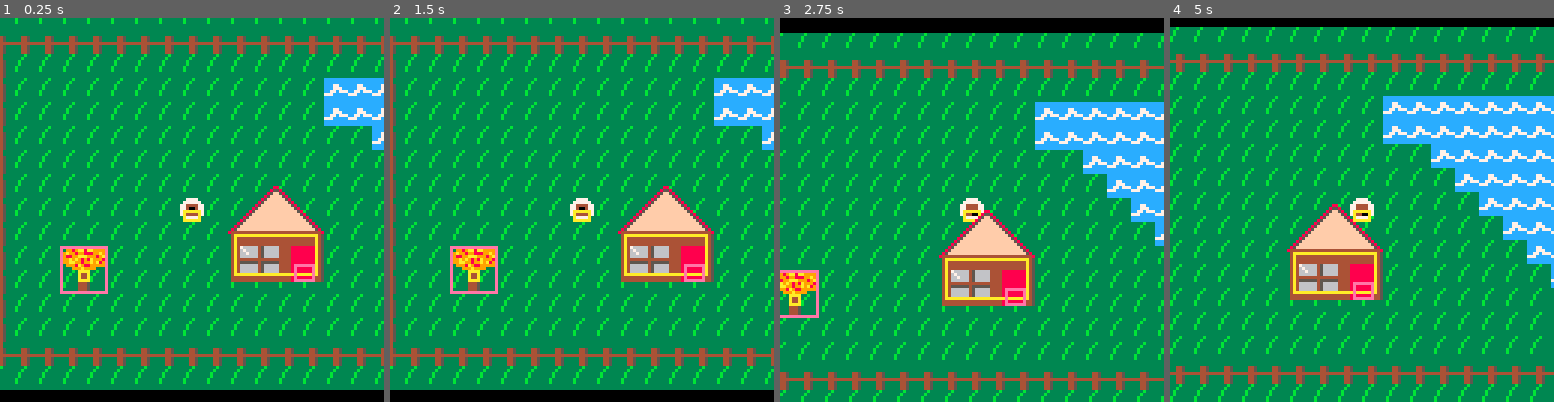
Above: before the commit, frames 1-4 (left to right).
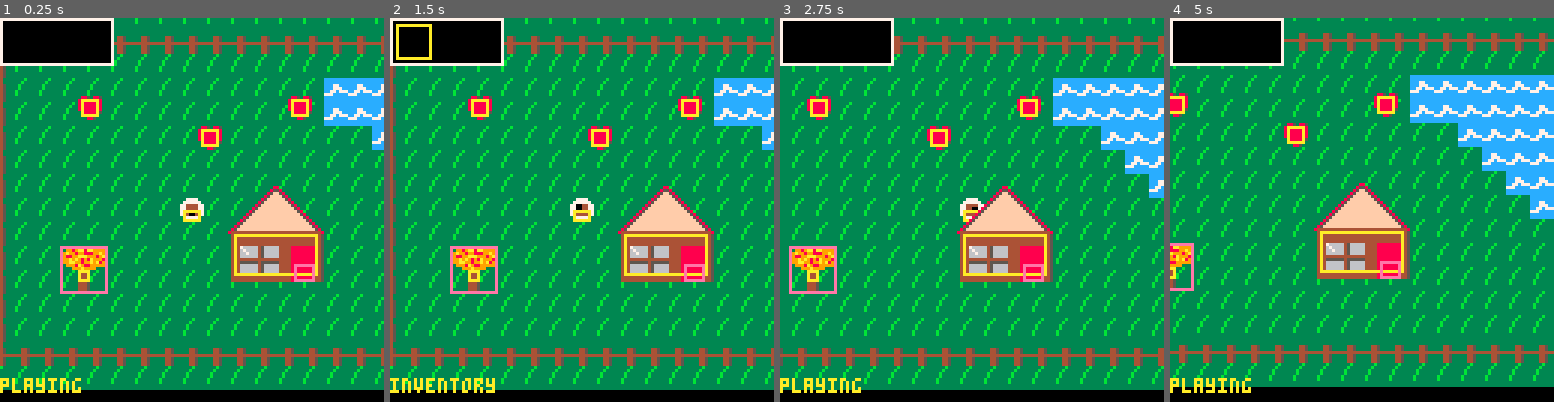
Above: after the commit, the same moments.

Repository: Koromo-dako/ECS
Game: PICO-8 cartridge ecs.p8
Two runs of this game, one before a commit and one after it. Both use one fixed random seed, a clock stepped at 60 frames per second and the inputs below.
Inputs:
- Up to frame 1 (0.25 s): no input
- Up to frame 2 (1.5 s): tap X (X key) at 0.33, 1.07 s; tap O (Z key) at 0.7 s
- Up to frame 3 (2.75 s): hold Right 1.6-2.1 s; tap O (Z key) at 1.7, 2.1, 2.5 s; tap X (X key) at 1.85 s; hold Up 2.15-2.42 s; hold Right from 2.47 s (still down)
- Up to frame 4 (5 s): tap O (Z key) every 0.4 s from 2.9 to 4.9 s; tap X (X key) at 2.97, 4.08 s; release Right at 3.03 s; hold Left 3.08-3.58 s; hold Down 3.63-3.97 s; hold Right 4.02-4.68 s; hold Up from 4.73 s (still down)

The runs differ from the first frame. In frame 1, 5.1% of the frame differs, in the area x 0-82%, y 0-98%; in frame 2, 5.3%; in frame 3, 42%; in frame 4, 43%, in the area x 0-100%, y 0-100%.

Commit message:
Add files via upload

Diff:
--- a/ecs.p8
+++ b/ecs.p8
@@ -1,7 +1,69 @@
 pico-8 cartridge // http://www.pico-8.com
 version 27
 __lua__
+
 debug=true
+
+cutscene={}
+cutscene.scene={}
+cutscene.step=1
+cutscene.timer=0
+cutscene.wait=function(t)
+cutscene.timer+=1
+if cutscene.timer>t
+	then cutscene.advance()
+	end
+end
+cutscene.advance=function()
+	if #cutscene.scene>0 then
+		cutscene.step+=1
+		cutscene.timer=0
+	end
+end
+cutscene.update=function()
+	if #cutscene.scene>0 then
+		if cutscene.step>#cutscene.scene then
+			--reset
+			cutscene.scene={}
+			cutscene.step=1
+			cutscene.timer=0
+		else
+			--run next part of scene
+			local f=cutscene.scene[cutscene.step][1]
+			local p1=cutscene.scene[cutscene.step][2]
+			local p2=cutscene.scene[cutscene.step][3]
+			local p3=cutscene.scene[cutscene.step][4]
+			f(p1,p2,p3)
+		end
+	end
+end
+
+curtain = {}
+curtain.state = 'up'
+curtain.height = 0
+curtain.speed = 4
+curtain.set = function(s)
+ curtain.state = s
+ cutscene.advance()
+end
+curtain.draw = function()
+  -- top
+  rectfill(0,-1,128,curtain.height-1,0)
+  --bottom
+  rectfill(0,129,128,129-curtain.height,0)
+end
+curtain.update = function()
+ if curtain.state == 'up' then
+   if curtain.height > 0 then
+     curtain.height -= curtain.speed
+   end
+ end
+ if curtain.state == 'down' then
+   if curtain.height <= 64 then
+     curtain.height += curtain.speed
+   end
+ end
+end
 
 outside={}
 outside.x=0
@@ -18,8 +80,40 @@
 shop.bg=0
 
 currentroom=outside
-
+function setcurrentroom(room)
+	currentroom=room
+	cutscene.advance()
+end
+
+function moveroom(room,entity,x,y)
+	cutscene.scene={
+	{curtain.set,'down'},
+	{cutscene.wait,20},
+	{setcurrentroom,room},
+	{entity.position.setposition,x,y},
+	{curtain.set,'up'},
+	{cutscene.wait,20}
+}
+end
+
+--entity table
 entities={}
+
+function newheart(x,y)
+	--heart
+	return
+		newentity({
+		//position
+		position=newposition(x,y,8,8),
+		//sprite
+		--sprite=newsprite({{64,16}},1),
+		sprite=newsprite({idle={images={{64,16}},flip=false}}),
+		//bounds
+		bounds=newbounds(1,1,6,6),
+		item=true
+		})
+	end
+
 
 function printoutline(t,x,y,c)
 --draw outline
@@ -61,6 +155,17 @@
 
 end
 
+function newinventory(s,v,x,y,items)
+	local i={}
+	i.size=s
+	i.visible=v
+	i.x=x
+	i.y=y
+	i.items=items
+	i.selected=1
+	return i
+end
+
 
 function touching(x1,y1,w1,h1,
 																		x2,y2,w2,h2)
@@ -94,11 +199,13 @@
 		d.text[1]=sub(text,splitpos,#text)
 	else
 		d.text[0]=text
+		d.text[1]=nil
 	end
 		d.timed=timed
 		d.cursor=0
 		if timed then d.timeremaining=50
 		 end
+			cutscene.advance()
 	 end
 	return d
 end
@@ -130,23 +237,27 @@
 
 //control component
 function newcontrol(left,right,
-																				up,down,input)
+																				up,down,z,x,input)
 	local c={}
 	c.left=left
 	c.right=right
 	c.up=up
 	c.down=down
+	c.z=z
+	c.x=x
 	c.input=input
 	return c
 end
 
-//intentionb component
+//intention component
 function newintention()
 local i={}
 i.left=false
 i.right=false
 i.up=false
 i.down=false
+i.z=false
+i.x=false
 i.moving=false
 return i
 end
@@ -158,24 +269,37 @@
 	p.y=y
 	p.w=w
 	p.h=h
+	p.setposition=function(x,y)
+		p.x=x
+		p.y=y
+		cutscene.advance()
+	end
 	return p
 end
 
+function newstate(initialstate,r)
+local s={}
+s.current=initialstate
+s.previous=initialstate
+s.rules=r
+return s
+end
+
 //sprite component
-function newsprite(sl,i)
+function newsprite(sl)
 	local s={}
 	s.spritelist=sl
-	s.index=i
-	s.flip=false
+	s.index=1
+	--s.flip=false
 	return s
 end
 
 //animation component
-function newanimation(d,t)
+function newanimation(l)
  local a = {}
  a.timer = 0
- a.delay = d
- a.type  = t
+ a.delay = 3
+ a.list  = l
  return a
 end
 
@@ -190,28 +314,52 @@
  e.animation=componenttable.animation or nil
  e.trigger=componenttable.trigger or nil
  e.dialogue=componenttable.dialogue or nil
+	e.state=componenttable.state or {current='idle'}
+	e.inventory=componenttable.inventory or nil
+	e.item=componenttable.item or false
+	e.gamestate='playing'
  return e
 end
 
 function playerinput(ent)
-			ent.intention.left=
-			btn(ent.control.left)
-			ent.intention.right=
-			btn(ent.control.right)
-			ent.intention.up=
-			btn(ent.control.up)
-			ent.intention.down=
-			btn(ent.control.down)
-
-			ent.intention.moving=ent.intention.left or
-																								ent.intention.right or
-																								ent.intention.up or
-																								ent.intention.down
-end
-
-//function npcinput(ent)
-//	ent.intention.left=true
-//end
+
+  if #cutscene.scene > 0 then
+    ent.intention.left = false
+    ent.intention.right = false
+    ent.intention.up = false
+    ent.intention.down = false
+    ent.intention.o = false
+    ent.intention.x = false
+  else
+    if ent.gamestate then
+     if ent.gamestate == 'playing' then
+      ent.intention.left = btn(ent.control.left)
+      ent.intention.right = btn(ent.control.right)
+      ent.intention.up = btn(ent.control.up)
+      ent.intention.down = btn(ent.control.down)
+      ent.intention.z = btnp(ent.control.z)
+      ent.intention.x = btnp(ent.control.x)
+						ent.intention.moving=ent.intention.left or
+																											ent.intention.right or
+																											ent.intention.up or
+																											ent.intention.down
+     elseif ent.gamestate == 'inventory' then
+      ent.intention.left = btnp(ent.control.left)
+      ent.intention.right = btnp(ent.control.right)
+      ent.intention.up = btnp(ent.control.up)
+      ent.intention.down = btnp(ent.control.down)
+      ent.intention.z = btnp(ent.control.z)
+      ent.intention.x = btnp(ent.control.x)
+     end
+    end
+  end
+end
+
+--ent.intention.moving=ent.intention.left or
+																					--ent.intention.right or
+																					--ent.intention.up or
+																					--ent.intention.down
+
 
 controlsystem={}
 controlsystem.update=function()
@@ -226,6 +374,7 @@
 physicssystem={}
 physicssystem.update=function()
 	for ent in all(entities) do
+		if ent.gamestate and ent.gamestate=='playing' then
 			if ent.position and ent.bounds then
 
 		local newx=ent.position.x
@@ -319,6 +468,7 @@
 	then ent.position.y=newy
 	end
 
+			end
 		end
 	end
 end
@@ -326,26 +476,25 @@
 animationsystem = {}
 animationsystem.update = function()
  for ent in all(entities) do
-  if ent.sprite and ent.animation then
-   if ent.animation.type=='idle'or (ent.intention and ent.animation.type=='walk' and ent.intention.moving) then
-   -- increment the animation timer
-	   ent.animation.timer += 1
-	   -- if the timer is higher than the delay
-	   if ent.animation.timer > ent.animation.delay then
-	    -- increment then index ans reset the timer
-	    ent.sprite.index += 1
-	    if ent.sprite.index > #ent.sprite.spritelist then
-	      ent.sprite.index = 2
-	    end
-	    ent.animation.timer = 0
-	   end
-	  else
-	  ent.sprite.index=1
-
-  	end
-
+		if ent.gamestate and ent.gamestate=='playing' then
+			if ent.sprite and ent.animation and ent.state then
+
+				if ent.animation.list[ent.state.current] then
+					--increment timer
+					ent.animation.timer+=1
+					--if timer > than delay
+						if ent.animation.timer>ent.animation.delay then
+							ent.sprite.index+=1
+								if ent.sprite.index > #ent.sprite.spritelist[ent.state.current]['images'] then
+									ent.sprite.index=1
+								end
+								ent.animation.timer=0
+						end
+					end
+				end
   end
  end
+
 end
 
 triggersystem={}
@@ -418,6 +567,95 @@
 	end
 end
 
+statesystem={}
+statesystem.update=function()
+	for ent in all(entities) do
+		if ent.gamestate and ent.gamestate=='playing' then
+			if ent.state and ent.state.rules then
+
+				ent.state.previous=ent.state.current
+
+				for s,r in pairs(ent.state.rules) do
+					if r() then
+						ent.state.current=s
+					end
+				end
+			end
+		end
+	end
+end
+
+itemsystem={}
+itemsystem.update=function()
+	for ent in all(entities) do
+		if ent.item then
+			for o in all(entities) do
+				if o~=ent and o.position and o.bounds and ent.position then
+					if touching(ent.position.x,
+																	ent.position.y,
+																 ent.position.w,
+																 ent.position.h,
+																 o.position.x+o.bounds.xoff,
+																 o.position.y+o.bounds.yoff,
+																 o.bounds.w,
+																 o.bounds.h) then
+						if o.inventory and #o.inventory.items<o.inventory.size and o.intention and o.intention.x then
+							add(o.inventory.items,ent)
+							del(entities,ent)
+						end
+					end
+				end
+			end
+		end
+	end
+end
+
+
+gamestatesystem = {}
+gamestatesystem.update = function()
+ for ent in all(entities) do
+  if ent.gamestate and ent.intention then
+   if ent.intention.z then
+    if ent.gamestate == 'playing' then
+     ent.gamestate = 'inventory'
+    else
+     if ent.gamestate == 'inventory' then
+      ent.gamestate = 'playing'
+     end
+    end
+   end
+  end
+ end
+end
+
+inventorysystem = {}
+inventorysystem.update = function()
+ for ent in all(entities) do
+  if ent.inventory and ent.inventory.visible then
+   if ent.gamestate and ent.gamestate == 'inventory' then
+    if ent.intention.left then
+     ent.inventory.selected = max(1,ent.inventory.selected-1)
+    elseif ent.intention.right then
+     ent.inventory.selected = min(ent.inventory.selected+1,ent.inventory.size)
+    elseif ent.intention.down then
+     -- drop item
+     -- if item exists at selected position
+     if ent.inventory.items[ent.inventory.selected] then
+      local i = ent.inventory.items[ent.inventory.selected]
+      if i.position then
+       -- update position
+       i.position.x = ent.position.x
+       i.position.y = ent.position.y
+       add(entities,i)
+       del(ent.inventory.items,i)
+      end
+     end
+    end
+   end
+  end
+ end
+end
+
 gs={}
 gs.update=function()
 	cls()
@@ -439,24 +677,20 @@
 	--draw all entities with sprite
 		for ent in all(entities) do
 
-		--flip sprites?
-		if ent.sprite and ent.intention then
-			if ent.sprite.flip==false and ent.intention.left
-			then ent.sprite.flip=true
-			end
-			if ent.sprite.flip and ent.intention.right
-			then ent.sprite.flip=false
-			end
-		end
-
-			if ent.sprite~=nil and
-			ent.position ~=nil then
-		sspr(ent.sprite.spritelist[ent.sprite.index][1],
-		ent.sprite.spritelist[ent.sprite.index][2],
-		ent.position.w,ent.position.h,
-		ent.position.x,ent.position.y,
-		ent.position.w,ent.position.h,
-		ent.sprite.flip,false)
+		--draw entity
+			if ent.sprite and ent.position and ent.state then
+
+	 --reset sprite index if state changes
+				if ent.state.current != ent.state.previous then
+					ent.sprite.index=1
+				end
+
+					sspr(ent.sprite.spritelist[ent.state.current]['images'][ent.sprite.index][1],
+										ent.sprite.spritelist[ent.state.current]['images'][ent.sprite.index][2],
+										ent.position.w,ent.position.h,
+										ent.position.x,ent.position.y,
+										ent.position.w,ent.position.h,
+									 ent.sprite.spritelist[ent.state.current]['flip'],false)
 
 		end
 
@@ -529,6 +763,40 @@
 				end
 			end
 
+			camera()
+
+--draw inventory
+			for ent in all(entities) do
+	if ent.inventory and ent.inventory.visible then
+		rectfill(ent.inventory.x,ent.inventory.y,4+ent.inventory.x+(ent.inventory.size*11),ent.inventory.y+15,0)
+		rect(ent.inventory.x,ent.inventory.y,4+ent.inventory.x+(ent.inventory.size*11),ent.inventory.y+15,7)
+		for i=1,ent.inventory.size do
+			-- draw inventory slot
+			--rectfill(ent.inventory.x+2+(11*(i-1)),ent.inventory.y+2,9+ent.inventory.x+4+(11*(i-1)),ent.inventory.y+13,0)
+			--rect(ent.inventory.x+2+(11*(i-1)),ent.inventory.y+2,9+ent.inventory.x+4+(11*(i-1)),ent.inventory.y+13,7)
+			-- draw item if one exists
+			if ent.inventory.items[i] then
+				local e = ent.inventory.items[i]
+				sspr(e.sprite.spritelist[e.state.current]['images'][e.sprite.index][1],
+									e.sprite.spritelist[e.state.current]['images'][e.sprite.index][2],
+									e.position.w, e.position.h,
+									ent.inventory.x+4+(11*(i-1)), ent.inventory.y+4,
+									e.position.w, e.position.h,
+									e.sprite.spritelist[e.state.current]['flip'],false)
+			end
+		end
+		if ent.gamestate and ent.gamestate=='inventory' then
+			rect(ent.inventory.x+2+(ent.inventory.selected-1)*11,
+								ent.inventory.y+2,
+								13+ent.inventory.x+(ent.inventory.selected-1)*11,
+								ent.inventory.y+13,10)
+		end
+	end
+end
+
+
+		  curtain.draw()
+
 end
 
 
@@ -536,20 +804,42 @@
 function _init()
 	--creates new player
 	player=newentity({
-	//position
+	--position
 	position=newposition(64,64,8,8),
-	//sprite
-	sprite=newsprite({{8,0},{16,0},{24,0},{32,0},{40,0},{16,8},{24,8},{32,8},{40,8}},1),
-	//control
-	control=newcontrol(0,1,2,3,playerinput),
-	//intention
+	--sprite
+	--sprite=newsprite({{8,0},{16,0},{24,0},{32,0},{40,0},{16,8},{24,8},{32,8},{40,8}},1),
+ sprite=newsprite({idle={images={{16,0},{24,0},{32,0},{40,0},{16,8},{24,8},{32,8},{40,8}},flip=false},
+																			moveright={images={{16,0}},flip=false},
+																			moveleft={images={{16,8}},flip=false},
+																			moveup={images={{32,8}},flip=false},
+																			movedown={images={{32,0}},flip=false},
+																			upleft={images={{24,8}},flip=false},
+																			upright={images={{40,8}},flip=false},
+																			downleft={images={{40,0}},flip=false},
+																			downright={images={{24,0}},flip=false}
+}),
+	--control
+	control=newcontrol(0,1,2,3,4,5,playerinput),
+	--intention
 	intention=newintention(),
-	//bounds
+	--bounds
 	bounds=newbounds(1,4,6,4),
-	//animation
-	animation=newanimation(3,'walk'),
-	//dialogue
-	dialogue=newdialogue()
+	--animation
+	animation=newanimation({idle=true,moveright=true,moveleft=true,moveup=true,movedown=true}),
+	--dialogue
+	dialogue=newdialogue(),
+	--state
+	state=newstate('idle',{moveright=function() return player.intention.right end,
+																								moveleft=function() return player.intention.left end,
+																								moveup=function() return player.intention.up end,
+																								movedown=function() return player.intention.down end,
+																								upleft=function() return player.intention.up and player.intention.left end,
+																								upright=function() return player.intention.up and player.intention.right end,
+																								downleft=function() return player.intention.down and player.intention.left end,
+																								downright=function() return player.intention.down and player.intention.right end,
+																							 idle=function() return not player.intention.moving end}),
+		--inventory
+		inventory=newinventory(3,true,0,0,{})
 	})
 	add(entities,player)
 
@@ -559,14 +849,26 @@
 		//position
 		position=newposition(24,80,16,16),
 		//sprite
-		sprite=newsprite({{64,0}},1),
+		--sprite=newsprite({{64,0}},1),
+		sprite=newsprite({idle={images={{64,0}},flip=false}}),
 		//bounds
 		bounds=newbounds(6,8,4,4),
 		//trigger
 		trigger=newtrigger(0,0,16,16,
 		function(self,other)
 			if other==player then
-				other.dialogue.set('hello tree. how are you today?',true)
+				--cutscene
+				cutscene.scene={
+
+					{other.dialogue.set,'hello tree. how are you today?',true},
+					{cutscene.wait,60},
+					{other.dialogue.set,'not responding?',true},
+					{cutscene.wait,50},
+					{other.dialogue.set,'i guess i will leaf you alone',true},
+					{cutscene.wait,50}
+
+
+				}
 			end
 		end,'wait')
 	})
@@ -576,17 +878,19 @@
 			add(entities,
 		newentity({
 		position=newposition(80,60,32,32),
-		sprite=newsprite({{0,32}},1),
+		--sprite=newsprite({{0,32}},1),
+		sprite=newsprite({idle={images={{0,32}},flip=false}}),
 		bounds=newbounds(2,16,28,14),
 		trigger=newtrigger(22,26,7,6,
 			function(self,other)
 				if other==player
 				then
-					currentroom=shop
-					player.position.x=308
-					player.position.y=60
+					--currentroom=shop
+				 --player.position.x=308
+					--player.position.y=60
+	moveroom(shop,other,308,60)
 				end
-			end,'always')
+			end,'wait')
 		})
 		)
 
@@ -598,25 +902,20 @@
 			function(self,other)
 				if other==player
 				then
-					currentroom=outside
-					player.position.x=101
-					player.position.y=90
+					--currentroom=outside
+					--player.position.x=101
+					--player.position.y=90
+		moveroom(outside,other,101,90)
 				end
-			end,'always')
+			end,'wait')
 		})
 		)
 
 	--heart
-		add(entities,
-		newentity({
-		//position
-		position=newposition(270,8,8,8),
-		//sprite
-		sprite=newsprite({{64,16}},1),
-		//bounds
-		bounds=newbounds(1,1,6,6)
-		})
-		)
+add(entities,newheart(270,8))
+add(entities,newheart(100,30))
+add(entities,newheart(70,40))
+add(entities,newheart(30,30))
 
 		--sword
 		add(entities,
@@ -624,10 +923,13 @@
 		//position
 		position=newposition(310,8,8,8),
 		//sprite
-		sprite=newsprite({{64,24}},1),
+		--sprite=newsprite({{64,24}},1),
+		sprite=newsprite({idle={images={{64,24}},flip=false}}),
 		//bounds
-		bounds=newbounds(1,1,6,6)
-		})
+		bounds=newbounds(1,1,6,6),
+		//item
+		item=true
+	})
 		)
 
 		--shopkeep
@@ -636,7 +938,8 @@
 		//position
 		position=newposition(292,16,8,8),
 		//sprite
-		sprite=newsprite({{72,16}},1),
+		--sprite=newsprite({{72,16}},1),
+		sprite=newsprite({idle={images={{72,16}},flip=false}}),
 		//bounds
 		bounds=newbounds(1,1,6,6),
 		//dialogue
@@ -644,9 +947,13 @@
 		//trigger
 		trigger=newtrigger(0,0,8,20,
 	function(self,other)
-	if other==player
-then self.dialogue.set('welcome to the shop',true)
-					other.dialogue.set('yo',true)
+	if other==player then
+		cutscene.scene={
+			{self.dialogue.set,'welcome to the shop.',true},
+			{cutscene.wait,33},
+			{self.dialogue.set,'what would you like?',true},
+			{cutscene.wait,33}
+		}
 end
 end,'wait')
 		})
@@ -661,18 +968,31 @@
 physicssystem.update()
 --animates
 animationsystem.update()
+--check entity state
+statesystem.update()
 --check triggers
 triggersystem.update()
 --update new dialogue
 dialoguesystem.update()
-
+--update cutscene
+cutscene.update()
+--update curtain
+curtain.update()
+--item system
+itemsystem.update()
+--check gamestate
+gamestatesystem.update()
+--update inventory system
+inventorysystem.update()
 end
 
 function _draw()
 gs.update()
 //print(canwalk(player.position.x,
 //						player.position.y,0,0,2))
-
+if debug==true then
+print(player.gamestate,0,120,10)
+end
 end
 
 
